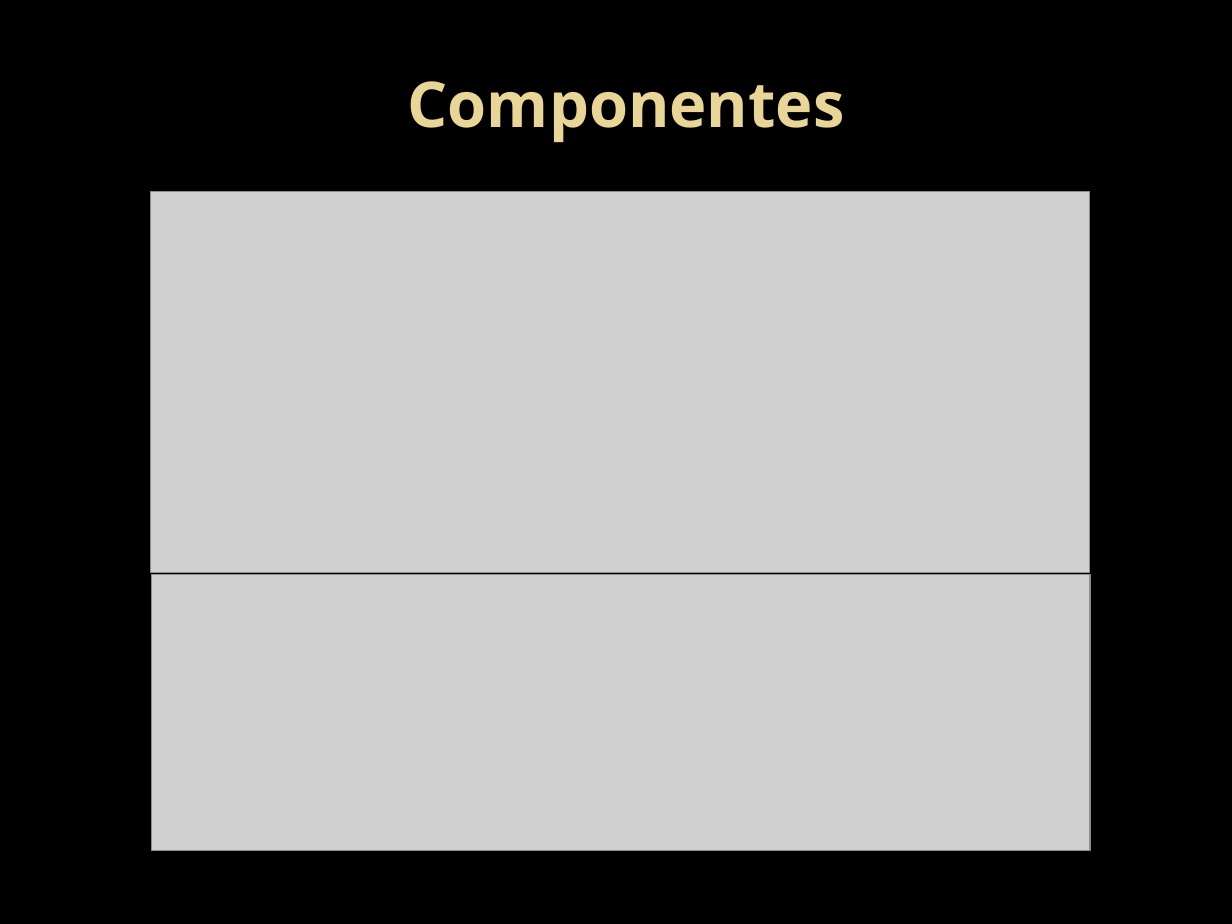
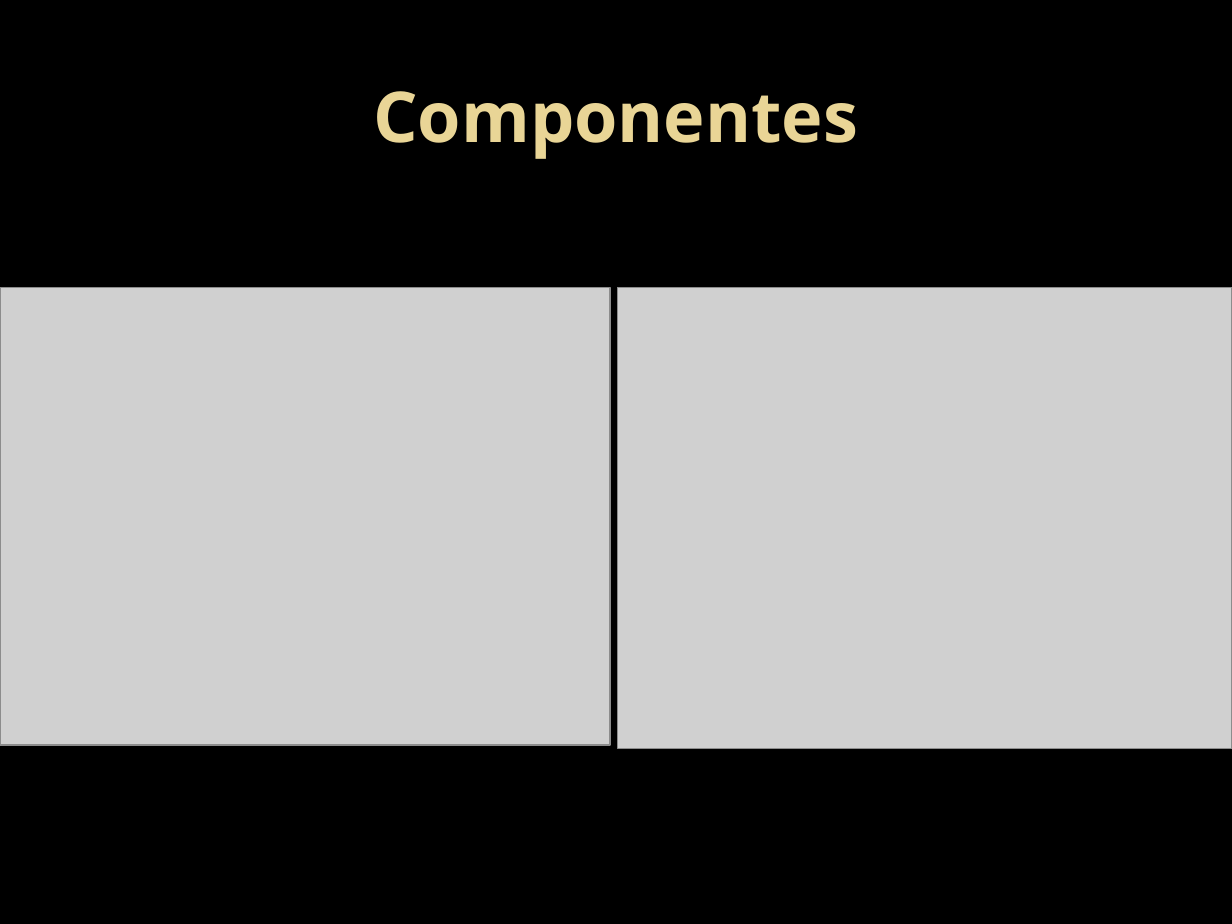
Before and after one commit to JaimeLLanos/ArduinoPhoneduino, a slide deck: slide 5 of PHONEDUINO.pptx (slide 2 before the commit). Drawn at 1232x924 pixels with LibreOffice and Linux fonts; fonts in the diff are those of the drawing; grey boxes stand for pictures; background and template pictures are left out. Boxes give left, top, right and bottom in pixels: in the first picture for what was removed or moved away, otherwise in the second. Text is boxed around its words. In the diff, an @@ line names an element or a change of style, - is before the commit and + after.

```diff
--- a/PHONEDUINO.pptx
+++ b/PHONEDUINO.pptx
@@ title "Componentes": place and size @@
-title "Componentes" at box(408, 81, 845, 142)
+title "Componentes" at box(373, 91, 858, 159)
@@ title "Componentes" at box(373, 91, 858, 159): size 36.9 to 41 pt @@
@@ picture removed at box(150, 191, 1090, 572) @@
@@ picture added at box(0, 287, 610, 745) @@
@@ picture added at box(617, 287, 1232, 748) @@
@@ picture removed at box(152, 574, 1090, 850) @@
```
Also in this commit, not shown: 7 other slides changed, 3 slides added.
